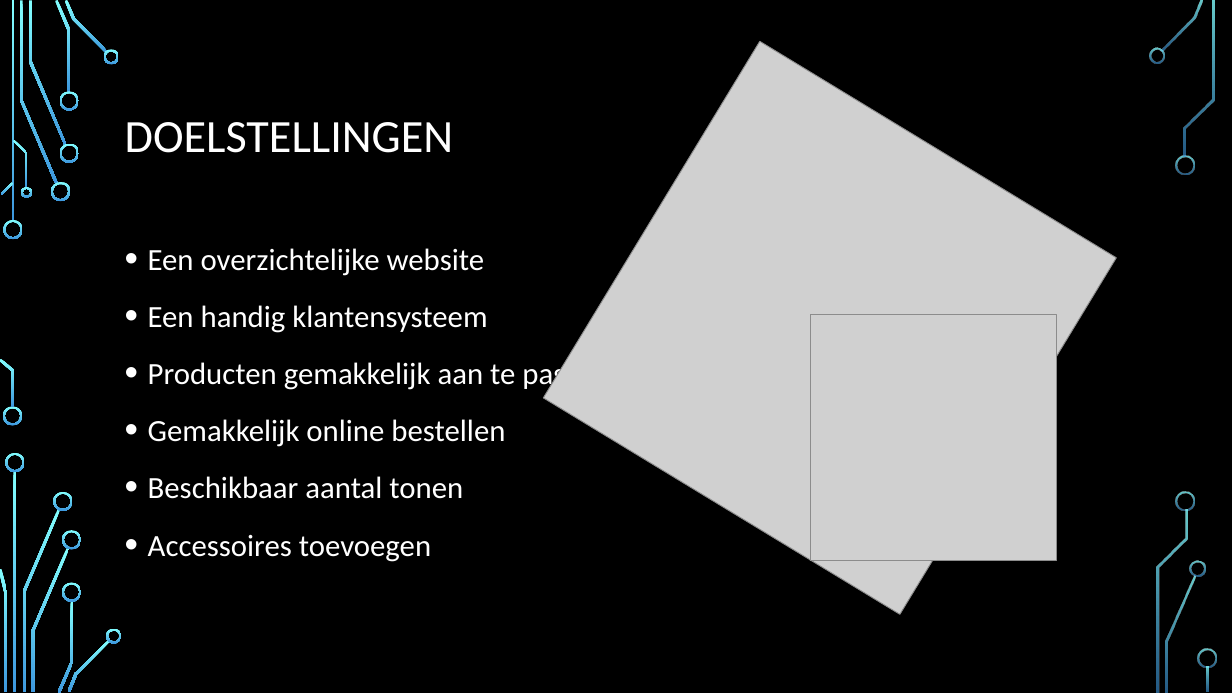
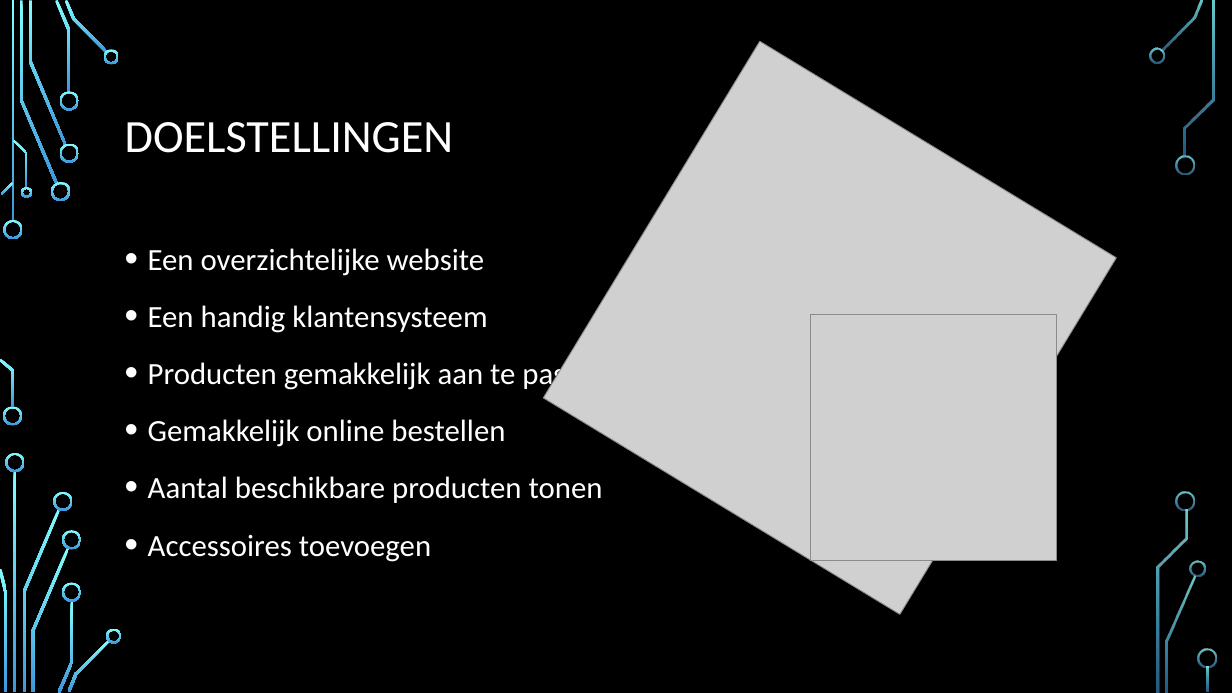
Before and after one commit to ZenoBoumerkhoufa/GuitarWorld, a slide deck: slide 4 of GIP/documents/Guitarworld.pptx. Drawn at 1232x693 pixels with LibreOffice and Linux fonts; fonts in the diff are those of the drawing; grey boxes stand for pictures; background and template pictures are left out. Boxes give left, top, right and bottom in pixels: in the first picture for what was removed or moved away, otherwise in the second. Text is boxed around its words. In the diff, an @@ line names an element or a change of style, - is before the commit and + after.

```diff
--- a/GIP/documents/Guitarworld.pptx
+++ b/GIP/documents/Guitarworld.pptx
@@ text at bbox=[148, 476, 603, 503]: text changed @@
-• Beschikbaar aantal tonen
+• Aantal beschikbare producten tonen
```
Also in this commit, not shown: 2 other slides changed, 16 other files.
